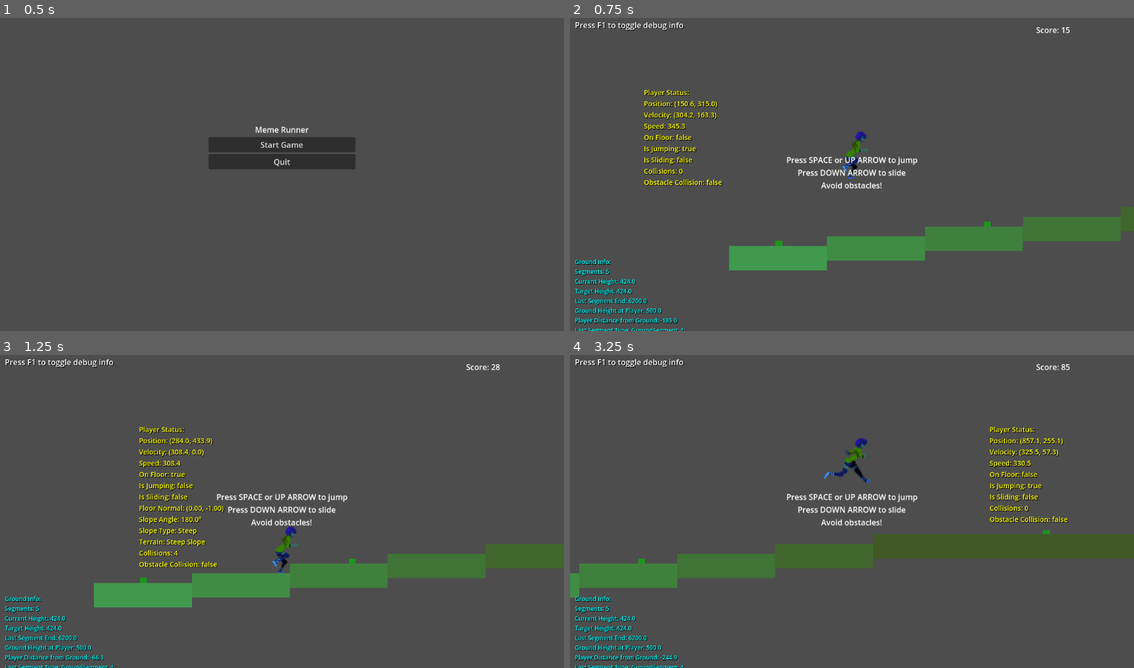
Above: before the commit, frames 1-4 (two rows, left to right).
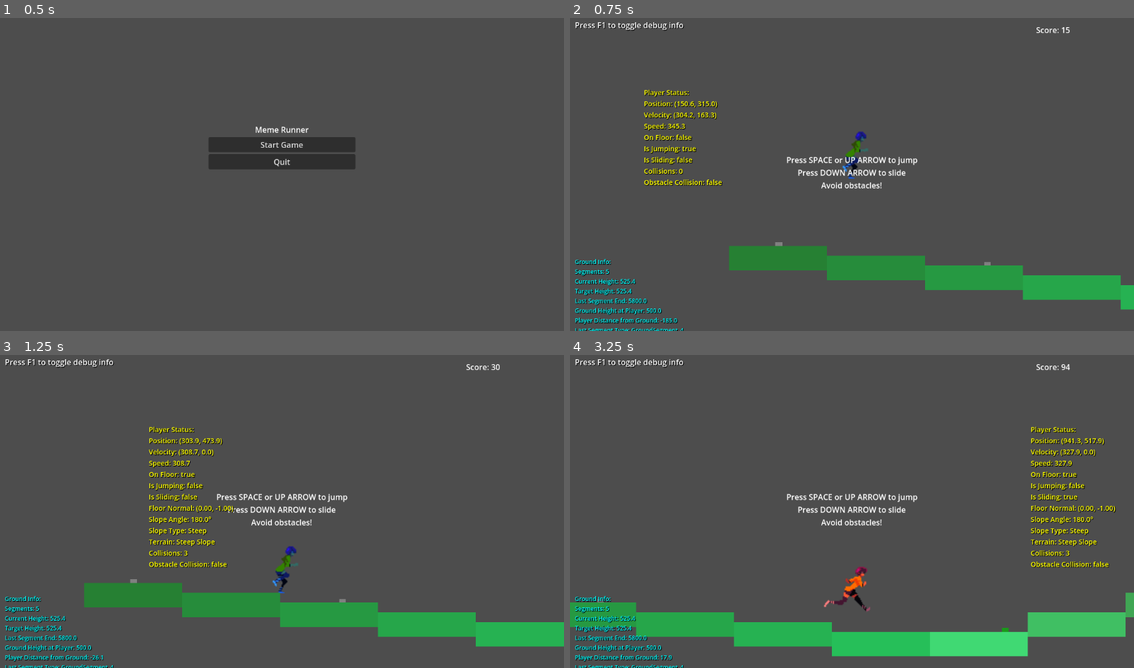
Above: after the commit, the same moments.

Repository: DeweyHur/meme_runner
Game: Godot game, scene res://scenes/MainMenu.tscn
The game is run twice, just before and just after one commit, with the same random seed, the same clock (stepped at 60 frames per second) and the same inputs.
Inputs:
- Up to frame 1 (0.5 s): no input
- Up to frame 2 (0.75 s): click "Start Game" at 0.5 s
- Up to frame 3 (1.25 s): no input
- Up to frame 4 (3.25 s): tap Space (jump) at 1.25, 1.52, 2, 2.27, 2.75 s; hold Shift (slide) 1.28-2.03 s; hold Up (ui_up) 1.28-2.78 s; tap Shift (slide) at 2.1 s; hold Down (ui_down) from 2.78 s (still down); hold Shift (slide) from 2.78 s (still down)

Frame 1 is identical in both runs. In frame 2, 9.6% of the frame differs, in the area x 8-100%, y 60-94%; in frame 3, 14%; in frame 4, 19%, in the area x 0-100%, y 2-98%.

Commit message:
Add automatic slope conversion - height differences under 30 units become walkable slopes for smoother terrain

Diff:
--- a/scenes/Player.tscn
+++ b/scenes/Player.tscn
@@ -59,7 +59,7 @@
 sprite_frames = SubResource("SpriteFrames_jfpux")
 animation = &"run"
 autoplay = "run"
-frame_progress = 0.062025
+frame_progress = 0.354134
 
 [node name="Camera2D" type="Camera2D" parent="."]
 position_smoothing_enabled = true
--- a/scripts/DebugOverlay.gd
+++ b/scripts/DebugOverlay.gd
@@ -139,6 +139,14 @@
 		var last_segment = procedural_ground.segments[-1]
 		ground_info += "Last Segment Type: %s\n" % last_segment.name
 
+		# Show height difference info
+		var height_diff = procedural_ground.target_height - procedural_ground.current_height
+		ground_info += "Height Difference: %.1f\n" % height_diff
+		if abs(height_diff) < procedural_ground.walkable_height_threshold:
+			ground_info += "Status: Walkable Slope\n"
+		else:
+			ground_info += "Status: Jump Required\n"
+
 	# Position ground debug label at bottom of screen
 	var viewport_size = get_viewport().get_visible_rect().size
 	ground_debug_label.position = Vector2(10, viewport_size.y - 150)
--- a/scripts/ProceduralGround.gd
+++ b/scripts/ProceduralGround.gd
@@ -9,6 +9,7 @@
 @export var terrain_complexity = 0.7  # How complex the terrain should be
 @export var max_walkable_slope = 25.0  # Maximum slope angle in degrees that player can walk up
 @export var slope_segment_length = 6  # How many segments to use for gradual slopes
+@export var walkable_height_threshold = 30.0  # Height difference threshold for walkable slopes
 
 var player: Node2D
 var last_segment_end = 0.0
@@ -51,11 +52,17 @@
 	# Generate terrain type first
 	var terrain_type = choose_terrain_type()
 
+	# Generate height change
+	var height_change = calculate_height_change(terrain_type)
+
+	# Convert small height changes to walkable slopes
+	var adjusted_terrain_type = convert_to_walkable_slope(height_change)
+	if adjusted_terrain_type != "normal":
+		terrain_type = adjusted_terrain_type
+
 	# Determine segment length based on terrain type
 	var segment_length = get_segment_length_for_terrain(terrain_type)
 
-	# Generate height change
-	var height_change = calculate_height_change(terrain_type)
 	target_height = float(current_height) + float(height_change)
 
 	# Clamp height to reasonable bounds
@@ -72,13 +79,13 @@
 func choose_terrain_type() -> String:
 	var rand_val = randf()
 
-	if rand_val < 0.3:
+	if rand_val < 0.4:
 		return "normal"
-	elif rand_val < 0.45:
+	elif rand_val < 0.55:
 		return "uphill"
-	elif rand_val < 0.6:
+	elif rand_val < 0.7:
 		return "downhill"
-	elif rand_val < 0.7:
+	elif rand_val < 0.75:
 		return "hill"
 	elif rand_val < 0.8:
 		return "valley"
@@ -129,6 +136,17 @@
 		_:
 			return 0.0
 
+func convert_to_walkable_slope(height_change: float) -> String:
+	# If height difference is small, convert to walkable slope
+	if abs(height_change) < walkable_height_threshold:
+		if height_change > 0:
+			print("Converting small height change (%.1f) to uphill slope" % height_change)
+			return "uphill"
+		else:
+			print("Converting small height change (%.1f) to downhill slope" % height_change)
+			return "downhill"
+	return "normal"
+
 func create_ground_segment(length: int, terrain_type: String) -> Node2D:
 	var segment = Node2D.new()
 	segment.name = "GroundSegment_" + str(segments.size())
Not shown, changed: PROCEDURAL_GROUND_README.md
